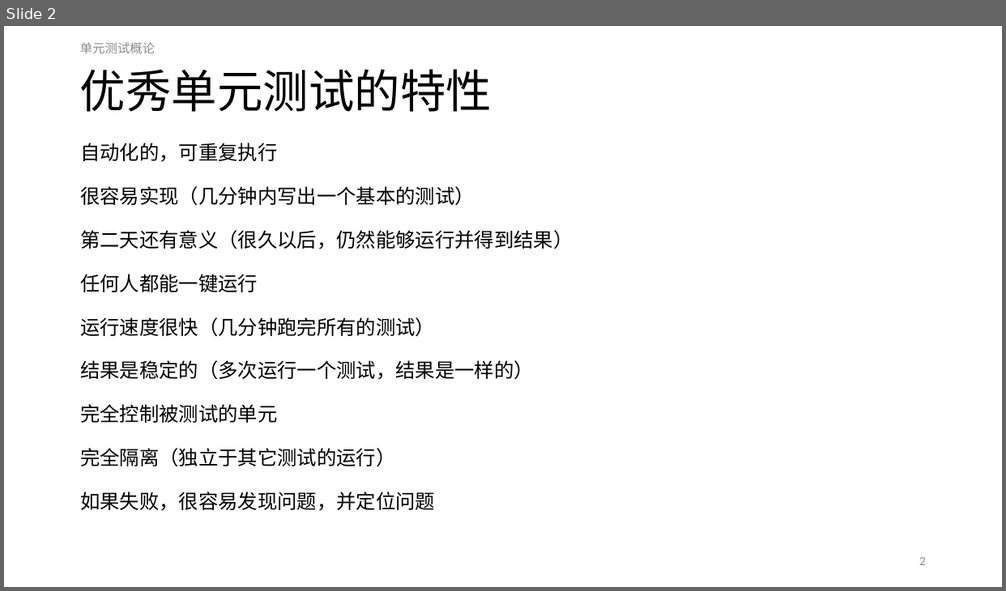
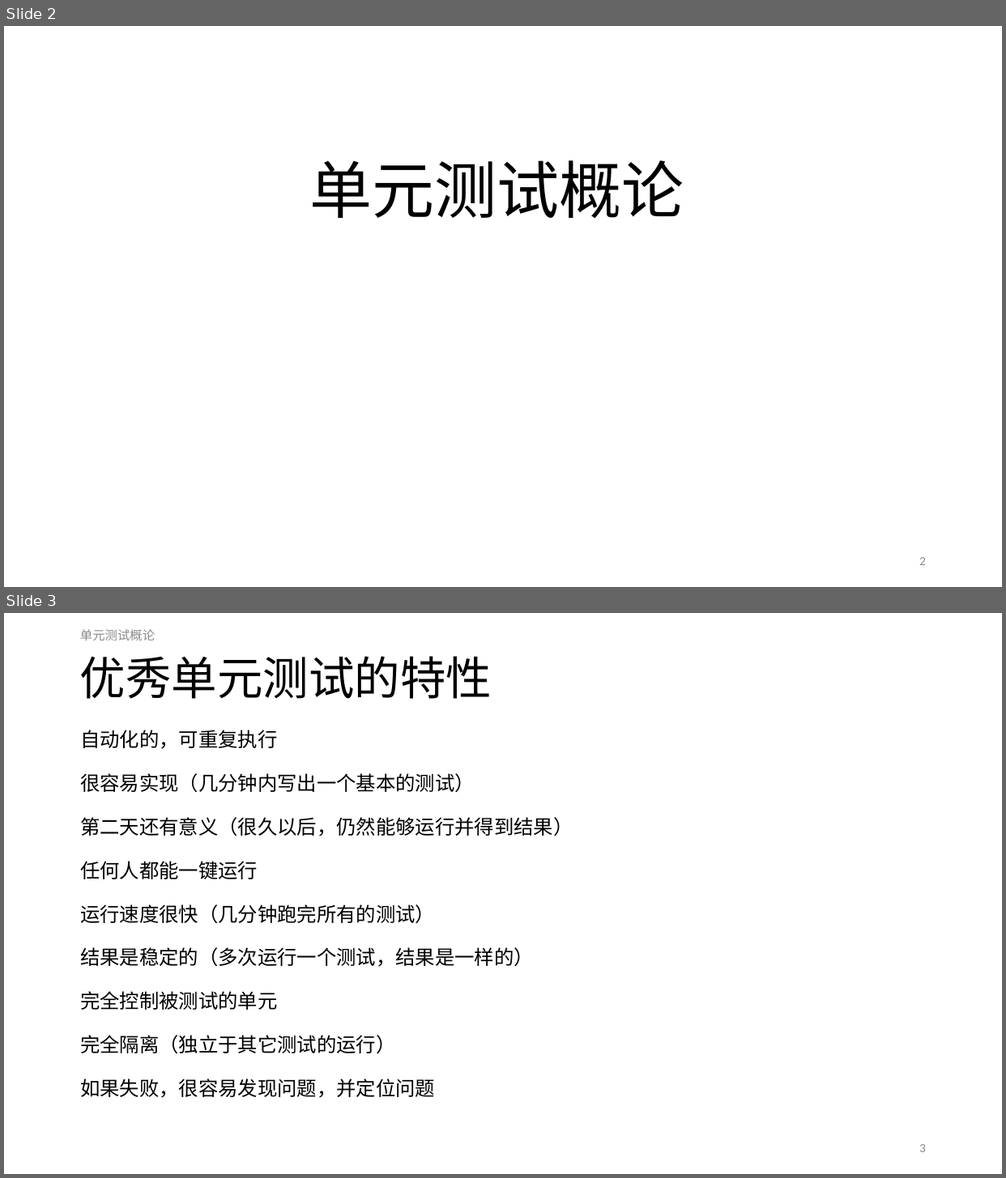
Before and after one commit to ReganHe/SharpUnitTest, a slide deck: MyUnitTest/Document/单元测试.pptx. Shown one above the other, each under a label of ours: slide 2 before the commit, slides 2 and 3 after it. The pictures are 1006x591 and 1006x1178 pixels, drawn with LibreOffice and Linux fonts; fonts in the diff are those of the drawing. Boxes give left, top, right and bottom in pixels: in the first picture for what was removed or moved away, otherwise in the second. Text is boxed around its words. In the diff, an @@ line names an element or a change of style, - is before the commit and + after.

```diff
--- a/MyUnitTest/Document/单元测试.pptx
+++ b/MyUnitTest/Document/单元测试.pptx
@@ slide 2 added at (4,26,1002,587), background #FFFFFF @@
@@ title added at (309,160,684,218), 60 pt, text #000000 @@
+单元测试概论
@@ page number added at (919,557,926,565), 12 pt, text #8C8C8C @@
+2
@@ what was slide 2 is now slide 3 @@
@@ page number at (919,1144,926,1152): text changed @@
-2
+3
```
Also in this commit, not shown: 2 slides changed, 3 other slides added.
